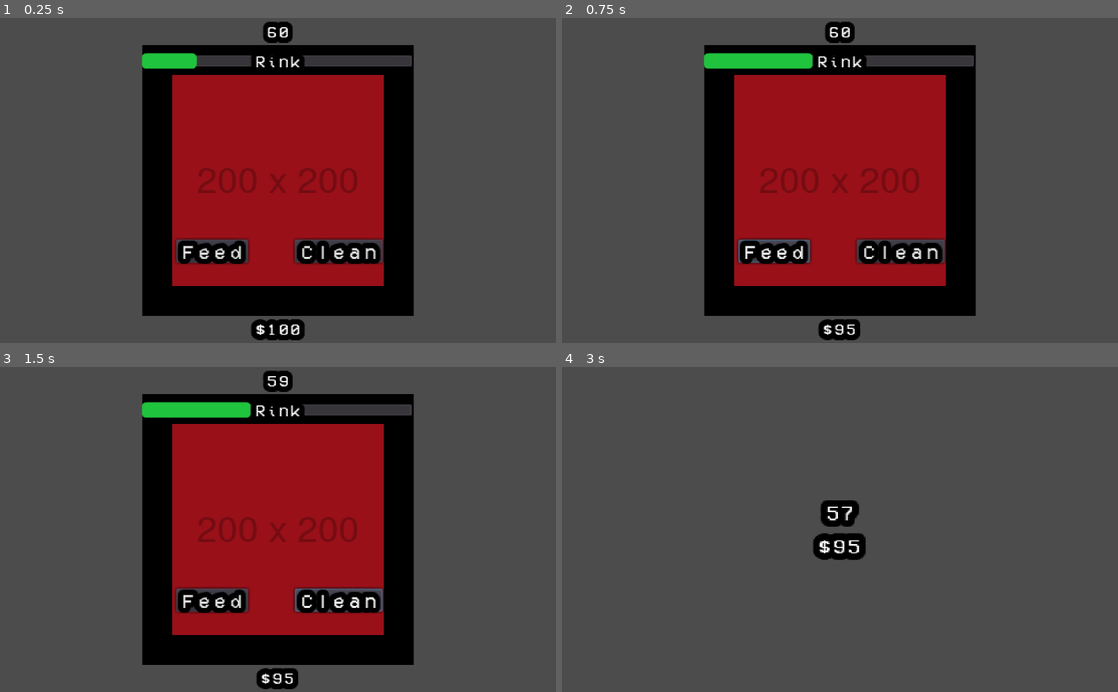
Above: before the commit, frames 1-4 (two rows, left to right).
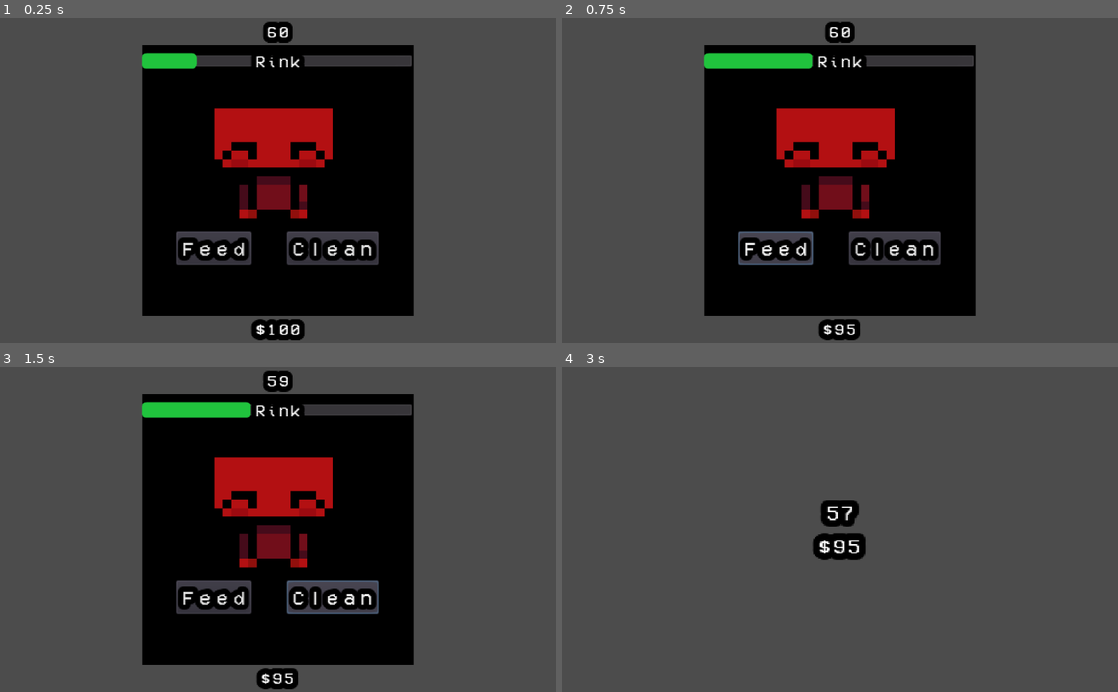
Above: after the commit, the same moments.

Repository: BinRoot/ludum-dare-52
Game: Godot game, scene res://Scenes/DayNightSystem.tscn
Same seed, same stepped clock (60 frames per second), same inputs: the game is played once before the commit and once after it. The engine's default icon, where the game draws it, is replaced by a stand-in: a white triangle on a blue panel in a dark square.
Inputs:
- Up to frame 1 (0.25 s): no input
- Up to frame 2 (0.75 s): click "Feed" at 0.5 s
- Up to frame 3 (1.5 s): click "Clean" at 1.25 s
- Up to frame 4 (3 s): hold Up (ui_up) 2.03-2.78 s; tap Enter at 2.75 s; hold Down (ui_down) from 2.78 s (still down)

The runs differ from the first frame. In frame 1, 24% of the frame differs, in the area x 30-70%, y 17-83%; in frame 2, 24%; in frame 3, 24%; in frame 4, nothing differs.

Commit message:
updated assets

Diff:
--- a/Resources/UIFont2_Small.tres
+++ b/Resources/UIFont2_Small.tres
@@ -6,5 +6,7 @@
 size = 18
 outline_size = 5
 outline_color = Color( 0, 0, 0, 1 )
-extra_spacing_char = 4
+extra_spacing_top = 5
+extra_spacing_bottom = 5
+extra_spacing_char = 5
 font_data = ExtResource( 1 )
--- /dev/null
+++ b/Scenes/FamilyMember.tscn
@@ -0,0 +1,31 @@
+[gd_scene load_steps=3 format=2]
+
+[ext_resource path="res://icon.png" type="Texture" id=1]
+[ext_resource path="res://Resources/UIFont2_Small.tres" type="DynamicFont" id=2]
+
+[node name="FamilyMember" type="Node2D"]
+
+[node name="Control" type="Control" parent="."]
+margin_right = 40.0
+margin_bottom = 40.0
+
+[node name="TextureRect" type="TextureRect" parent="Control"]
+margin_right = 40.0
+margin_bottom = 40.0
+texture = ExtResource( 1 )
+
+[node name="ProgressBar" type="ProgressBar" parent="Control"]
+margin_left = 88.0
+margin_top = 24.0
+margin_right = 288.0
+margin_bottom = 38.0
+value = 20.0
+percent_visible = false
+
+[node name="Button" type="Button" parent="."]
+margin_left = 320.0
+margin_top = 16.0
+margin_right = 391.0
+margin_bottom = 48.0
+custom_fonts/font = ExtResource( 2 )
+text = "Feed"
--- a/Scenes/GridUnit.gd
+++ b/Scenes/GridUnit.gd
@@ -24,6 +24,7 @@
 onready var poop3 = $Poop3
 onready var name_label = $Control/ProgressBar/NameLabel
 onready var clean_button = $Control/CleanButton
+onready var harvest_timer = $HarvestTimer
 var rng = RandomNumberGenerator.new()
 var current_state = State.OCCUPIED
 
@@ -37,9 +38,8 @@
 	reset()
 
 func harvest():
-	emit_signal("on_harvest", Globals.harvest_earning)
-	health = 0
-	current_state = State.VACANT
+	prisoner.harvest()
+	harvest_timer.start()
 
 func feed():
 	if Globals.money >= Globals.cost_feed:
@@ -98,6 +98,7 @@
 func reset():
 	health = 20
 	num_poop = 0
+	prisoner.reset()
 	current_state = State.OCCUPIED
 	rng.randomize()
 	var unit_names = []
@@ -131,3 +132,9 @@
 	num_poop = 0
 	if current_state == State.DEAD:
 		current_state = State.VACANT
+
+
+func _on_HarvestTimer_timeout():
+	current_state = State.VACANT
+	emit_signal("on_harvest", Globals.harvest_earning)
+	health = 0
--- a/Scenes/GridUnit.tscn
+++ b/Scenes/GridUnit.tscn
@@ -38,9 +38,9 @@
 
 [node name="FeedButton" type="Button" parent="Control"]
 margin_left = 32.0
-margin_top = 184.0
-margin_right = 94.0
-margin_bottom = 206.0
+margin_top = 176.0
+margin_right = 103.0
+margin_bottom = 208.0
 custom_fonts/font = ExtResource( 6 )
 text = "Feed"
 
@@ -80,10 +80,10 @@
 text = "Buy ($20)"
 
 [node name="CleanButton" type="Button" parent="Control"]
-margin_left = 144.0
-margin_top = 184.0
-margin_right = 227.0
-margin_bottom = 206.0
+margin_left = 136.0
+margin_top = 176.0
+margin_right = 223.0
+margin_bottom = 208.0
 custom_fonts/font = ExtResource( 6 )
 text = "Clean"
 
@@ -95,9 +95,14 @@
 wait_time = 8.0
 autostart = true
 
+[node name="HarvestTimer" type="Timer" parent="."]
+wait_time = 3.0
+one_shot = true
+
 [connection signal="pressed" from="Control/FeedButton" to="." method="_on_FeedButton_pressed"]
 [connection signal="pressed" from="Control/HarvestButton" to="." method="_on_HarvestButton_pressed"]
 [connection signal="pressed" from="Control/BuyButton" to="." method="_on_BuyButton_pressed"]
 [connection signal="pressed" from="Control/CleanButton" to="." method="_on_CleanButton_pressed"]
 [connection signal="timeout" from="HungerTimer" to="." method="_on_HungerTimer_timeout"]
 [connection signal="timeout" from="PoopTimer" to="." method="_on_PoopTimer_timeout"]
+[connection signal="timeout" from="HarvestTimer" to="." method="_on_HarvestTimer_timeout"]
--- a/Scenes/Home.tscn
+++ b/Scenes/Home.tscn
@@ -1,6 +1,7 @@
-[gd_scene load_steps=2 format=2]
+[gd_scene load_steps=3 format=2]
 
 [ext_resource path="res://Scenes/Home.gd" type="Script" id=1]
+[ext_resource path="res://Scenes/FamilyMember.tscn" type="PackedScene" id=2]
 
 [node name="Home" type="Node2D"]
 script = ExtResource( 1 )
@@ -43,6 +44,8 @@
 margin_bottom = 50.0
 text = "Child 2"
 
+[node name="FamilyMember" parent="Control/CenterContainer/VBoxContainer" instance=ExtResource( 2 )]
+
 [node name="Button" type="Button" parent="Control"]
 anchor_left = 0.5
 anchor_top = 0.5
--- a/Scenes/Prisoner.gd
+++ b/Scenes/Prisoner.gd
@@ -2,11 +2,17 @@
 
 var size : Vector2 = Vector2.ZERO setget set_size, get_size
 onready var img : TextureRect = $TextureRect
+onready var sprite : AnimatedSprite = $AnimatedSprite
 
 # Called when the node enters the scene tree for the first time.
 func _ready():
-	pass # Replace with function body.
+	reset()
 
+func harvest():
+	sprite.play("harvest")
+
+func reset():
+	sprite.play("idle")
 
 # Called every frame. 'delta' is the elapsed time since the previous frame.
 #func _process(delta):
--- a/Scenes/Prisoner.tscn
+++ b/Scenes/Prisoner.tscn
@@ -1,12 +1,165 @@
-[gd_scene load_steps=3 format=2]
+[gd_scene load_steps=38 format=2]
 
 [ext_resource path="res://Assets/prisoner_placeholder.png" type="Texture" id=1]
 [ext_resource path="res://Scenes/Prisoner.gd" type="Script" id=2]
+[ext_resource path="res://Assets/Sprites/Harvest.png" type="Texture" id=3]
+
+[sub_resource type="AtlasTexture" id=1]
+atlas = ExtResource( 3 )
+region = Rect2( 0, 0, 32, 32 )
+
+[sub_resource type="AtlasTexture" id=2]
+atlas = ExtResource( 3 )
+region = Rect2( 32, 0, 32, 32 )
+
+[sub_resource type="AtlasTexture" id=3]
+atlas = ExtResource( 3 )
+region = Rect2( 64, 0, 32, 32 )
+
+[sub_resource type="AtlasTexture" id=4]
+atlas = ExtResource( 3 )
+region = Rect2( 96, 0, 32, 32 )
+
+[sub_resource type="AtlasTexture" id=5]
+atlas = ExtResource( 3 )
+region = Rect2( 128, 0, 32, 32 )
+
+[sub_resource type="AtlasTexture" id=6]
+atlas = ExtResource( 3 )
+region = Rect2( 160, 0, 32, 32 )
+
+[sub_resource type="AtlasTexture" id=7]
+atlas = ExtResource( 3 )
+region = Rect2( 0, 32, 32, 32 )
+
+[sub_resource type="AtlasTexture" id=8]
+atlas = ExtResource( 3 )
+region = Rect2( 32, 32, 32, 32 )
+
+[sub_resource type="AtlasTexture" id=9]
+atlas = ExtResource( 3 )
+region = Rect2( 64, 32, 32, 32 )
+
+[sub_resource type="AtlasTexture" id=10]
+atlas = ExtResource( 3 )
+region = Rect2( 96, 32, 32, 32 )
+
+[sub_resource type="AtlasTexture" id=11]
+atlas = ExtResource( 3 )
+region = Rect2( 128, 32, 32, 32 )
+
+[sub_resource type="AtlasTexture" id=12]
+atlas = ExtResource( 3 )
+region = Rect2( 160, 32, 32, 32 )
+
+[sub_resource type="AtlasTexture" id=13]
+atlas = ExtResource( 3 )
+region = Rect2( 0, 64, 32, 32 )
+
+[sub_resource type="AtlasTexture" id=14]
+atlas = ExtResource( 3 )
+region = Rect2( 32, 64, 32, 32 )
+
+[sub_resource type="AtlasTexture" id=15]
+atlas = ExtResource( 3 )
+region = Rect2( 64, 64, 32, 32 )
+
+[sub_resource type="AtlasTexture" id=16]
+atlas = ExtResource( 3 )
+region = Rect2( 96, 64, 32, 32 )
+
+[sub_resource type="AtlasTexture" id=17]
+atlas = ExtResource( 3 )
+region = Rect2( 128, 64, 32, 32 )
+
+[sub_resource type="AtlasTexture" id=18]
+atlas = ExtResource( 3 )
+region = Rect2( 160, 64, 32, 32 )
+
+[sub_resource type="AtlasTexture" id=19]
+atlas = ExtResource( 3 )
+region = Rect2( 0, 96, 32, 32 )
+
+[sub_resource type="AtlasTexture" id=20]
+atlas = ExtResource( 3 )
+region = Rect2( 32, 96, 32, 32 )
+
+[sub_resource type="AtlasTexture" id=21]
+atlas = ExtResource( 3 )
+region = Rect2( 64, 96, 32, 32 )
+
+[sub_resource type="AtlasTexture" id=22]
+atlas = ExtResource( 3 )
+region = Rect2( 96, 96, 32, 32 )
+
+[sub_resource type="AtlasTexture" id=23]
+atlas = ExtResource( 3 )
+region = Rect2( 128, 96, 32, 32 )
+
+[sub_resource type="AtlasTexture" id=24]
+atlas = ExtResource( 3 )
+region = Rect2( 160, 96, 32, 32 )
+
+[sub_resource type="AtlasTexture" id=25]
+atlas = ExtResource( 3 )
+region = Rect2( 0, 128, 32, 32 )
+
+[sub_resource type="AtlasTexture" id=26]
+atlas = ExtResource( 3 )
+region = Rect2( 32, 128, 32, 32 )
+
+[sub_resource type="AtlasTexture" id=27]
+atlas = ExtResource( 3 )
+region = Rect2( 64, 128, 32, 32 )
+
+[sub_resource type="AtlasTexture" id=28]
+atlas = ExtResource( 3 )
+region = Rect2( 96, 128, 32, 32 )
+
+[sub_resource type="AtlasTexture" id=29]
+atlas = ExtResource( 3 )
+region = Rect2( 128, 128, 32, 32 )
+
+[sub_resource type="AtlasTexture" id=30]
+atlas = ExtResource( 3 )
+region = Rect2( 160, 128, 32, 32 )
+
+[sub_resource type="AtlasTexture" id=31]
+atlas = ExtResource( 3 )
+region = Rect2( 0, 160, 32, 32 )
+
+[sub_resource type="AtlasTexture" id=32]
+atlas = ExtResource( 3 )
+region = Rect2( 32, 160, 32, 32 )
+
+[sub_resource type="AtlasTexture" id=34]
+atlas = ExtResource( 3 )
+region = Rect2( 0, 0, 32, 32 )
+
+[sub_resource type="SpriteFrames" id=33]
+animations = [ {
+"frames": [ SubResource( 1 ), SubResource( 2 ), SubResource( 3 ), SubResource( 4 ), SubResource( 5 ), SubResource( 6 ), SubResource( 7 ), SubResource( 8 ), SubResource( 9 ), SubResource( 10 ), SubResource( 11 ), SubResource( 12 ), SubResource( 13 ), SubResource( 14 ), SubResource( 15 ), SubResource( 16 ), SubResource( 17 ), SubResource( 18 ), SubResource( 19 ), SubResource( 20 ), SubResource( 21 ), SubResource( 22 ), SubResource( 23 ), SubResource( 24 ), SubResource( 25 ), SubResource( 26 ), SubResource( 27 ), SubResource( 28 ), SubResource( 29 ), SubResource( 30 ), SubResource( 31 ), SubResource( 32 ) ],
+"loop": false,
+"name": "harvest",
+"speed": 12.0
+}, {
+"frames": [ SubResource( 34 ) ],
+"loop": true,
+"name": "idle",
+"speed": 5.0
+} ]
 
 [node name="Prisoner" type="Node2D"]
 script = ExtResource( 2 )
 
 [node name="TextureRect" type="TextureRect" parent="."]
+visible = false
 margin_right = 64.0
 margin_bottom = 64.0
 texture = ExtResource( 1 )
+
+[node name="AnimatedSprite" type="AnimatedSprite" parent="."]
+position = Vector2( 96, 96 )
+scale = Vector2( 8, 8 )
+frames = SubResource( 33 )
+animation = "idle"
Binary file added: Assets/Sprites/Harvest.png
Not shown, added: Assets/Sprites/Harvest.png.import
Not shown, changed: HTML5/index.html
Not shown, changed: HTML5/ludum-dare-52.pck
